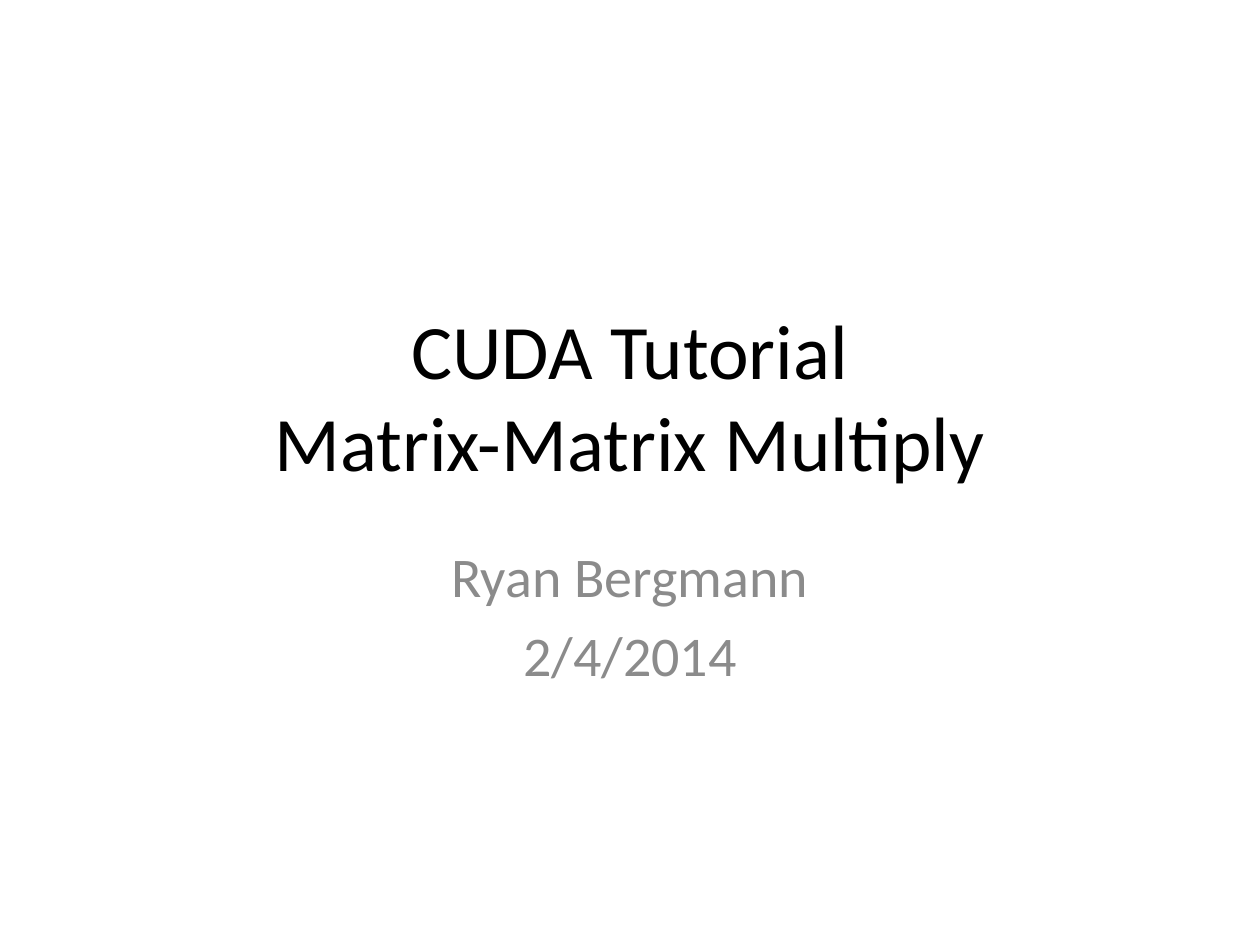
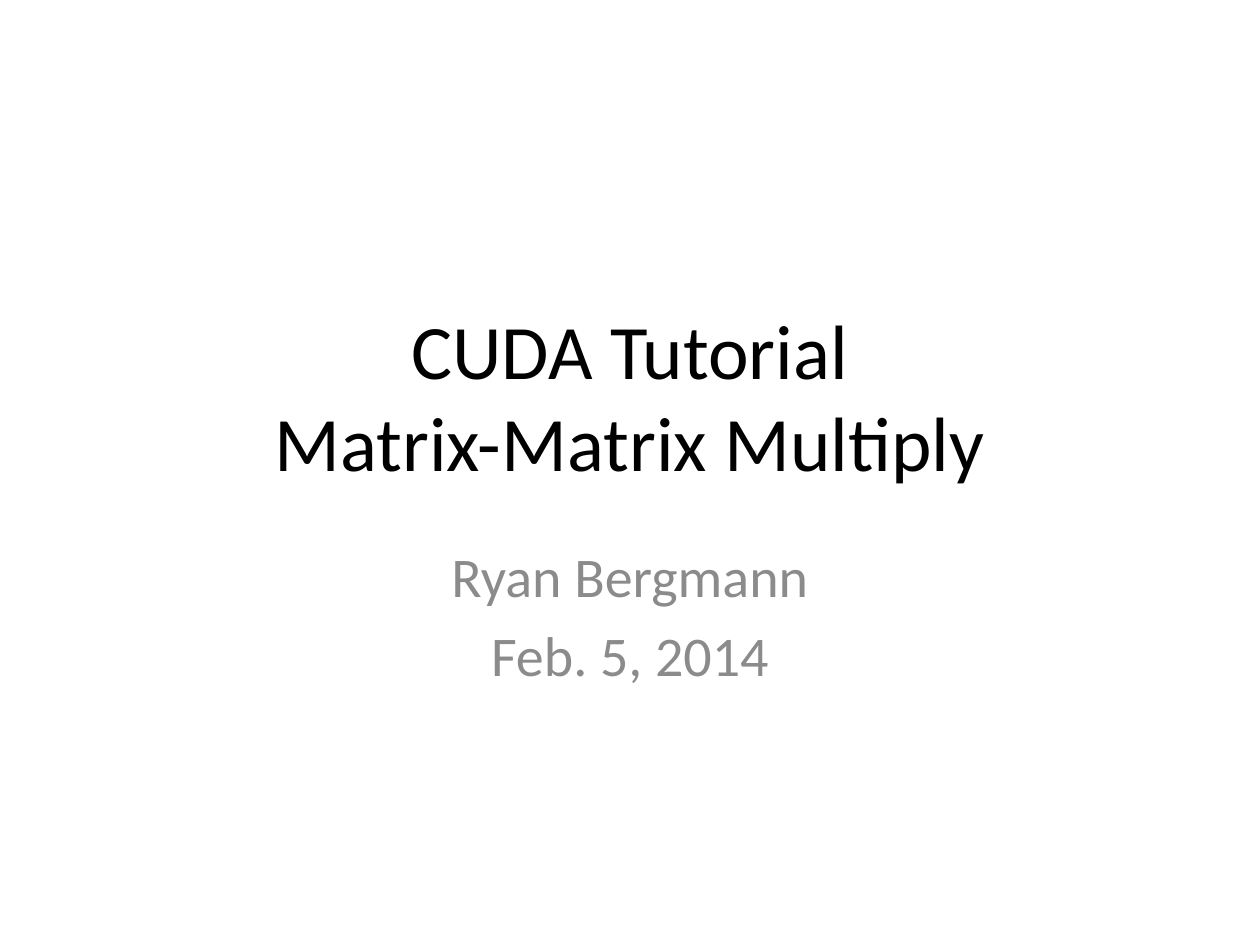
Before and after one commit to sellitforcache/cuda_tut, a slide deck: slide 1 of cuda_tut.pptx. Drawn at 1260x945 pixels with LibreOffice and Linux fonts; fonts in the diff are those of the drawing. Boxes give left, top, right and bottom in pixels: in the first picture for what was removed or moved away, otherwise in the second. Text is boxed around its words. In the diff, an @@ line names an element or a change of style, - is before the commit and + after.

Commit message:
Final revisions

```diff
--- a/cuda_tut.pptx
+++ b/cuda_tut.pptx
@@ subtitle at (491,637,768,683): text changed @@
-2/4/2014
+Feb. 5, 2014
```
